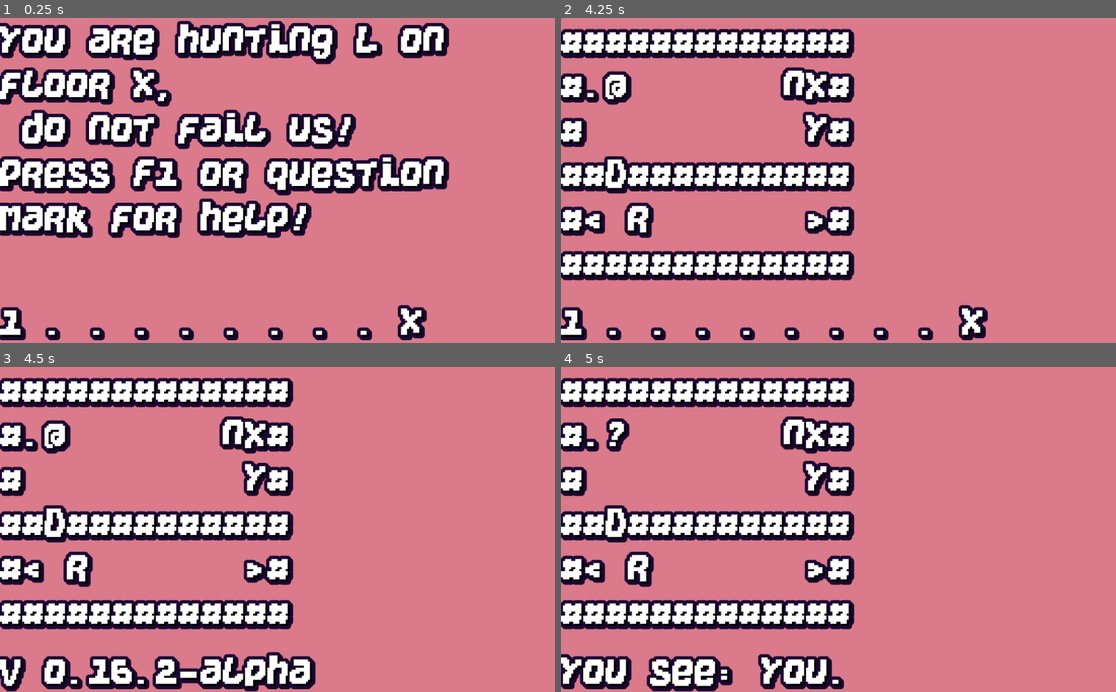
Above: before the commit, frames 1-4 (two rows, left to right).
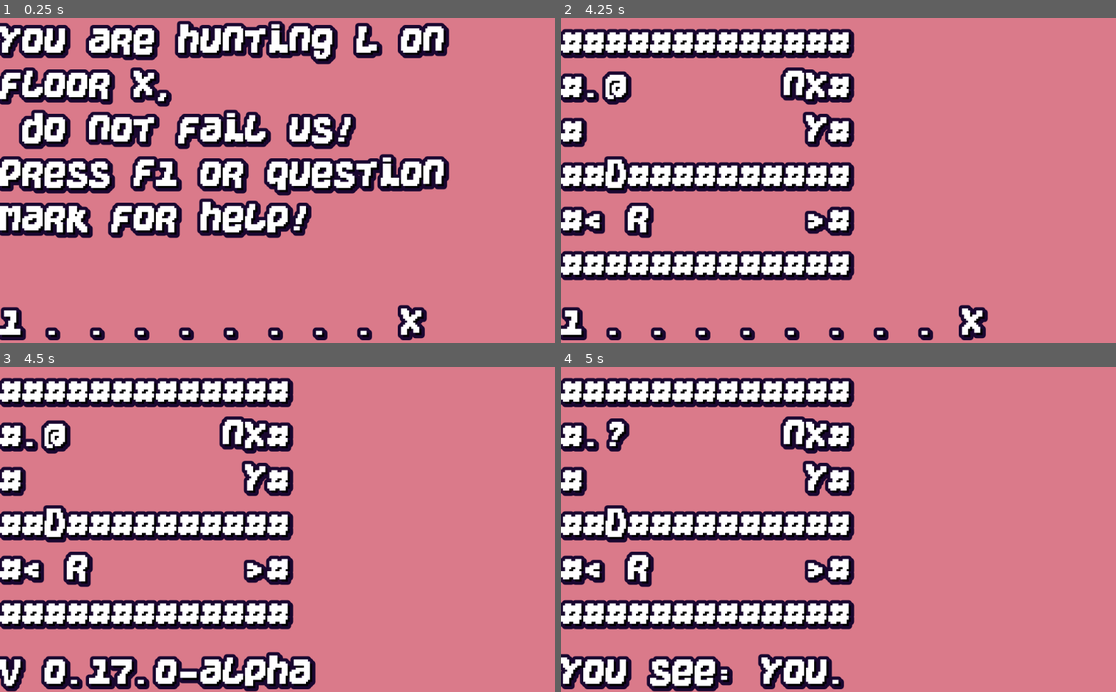
Above: after the commit, the same moments.

Repository: KaizNike/Defeating-User-Built-Dungeon
Game: Godot game, scene res://Main.tscn
The game is run twice, just before and just after one commit, with the same random seed, the same clock (stepped at 60 frames per second) and the same inputs.
Inputs (mouse positions are in pixels of both pictures, inside the frame that each line leads up to):
- Up to frame 1 (0.25 s): no input
- Up to frame 2 (4.25 s): tap F at 0.5 s; move the mouse to (960, 164) at 0.52 s; hold Keypad 6 (fire_right) 0.53-1.28 s; hold K (look) 0.53-1.28 s; tap . (wait) at 0.8, 1.35, 2.3, 3.8 s; tap R (reset) every 0.75 s from 1.25 to 3.5 s; move the mouse to (727, 196) at 1.27 s; hold Keypad 2 (fire_down) 1.28-2.03 s; tap K (look) at 1.55, 2.85 s; move the mouse to (894, 109) at 2.02 s; hold Keypad 6 (fire_right) 2.03-2.78 s; hold X (fire) 2.03-2.78 s; move the mouse to (810, 245) at 2.77 s; hold Keypad 8 (fire_up) 2.78-3.53 s; move the mouse to (1005, 229) at 3.52 s; hold Keypad 4 (fire_left) from 3.53 s (still down); hold Z (use_scroll) from 3.53 s (still down); tap Escape (escape) at 4.15 s
- Up to frame 3 (4.5 s): keep holding Keypad 4 (fire_left); move the mouse to (111, 480) at 4.27 s; release Z (use_scroll) at 4.28 s; tap V (version_display) at 4.35 s
- Up to frame 4 (5 s): keep holding Keypad 4 (fire_left); tap K (look) at 4.55 s; tap F3 (mute) at 4.9 s

Frames 1-2 are identical in both runs. In frame 3, 0.5% of the frame differs, in the area x 19-33%, y 88-100%; in frame 4, nothing differs.
Error before the commit: Invalid get index '0' (on base: 'PoolStringArray'). (res://Main.gd:141)
Error after the commit: Invalid get index '0' (on base: 'PoolStringArray'). (res://Main.gd:142)

Commit message:
v 0.17 Accessibility and Examination
Pressing k while looking gives a more detailed look.

Diff:
--- /dev/null
+++ b/Defeating User Built Dungeon/CGPTOnViewingRooms.gd
@@ -0,0 +1,49 @@
+extends Node
+
+const translation_dict = {
+	"@": "Player",
+	"#": "Wall",
+	"x": "Floor",
+	"n": "Crate",
+	"D": "Door",
+	"<": "Wall",
+	">": "Wall",
+	"r": "Rat",
+	" ": "Floor"
+}
+
+func stack_alike_strings():
+	var input_array = [
+		"#############",
+		"#@         x",
+		"#        n #",
+		"##D#########",
+		"#<r        >#",
+	]
+
+	var output_array = []
+
+	for row in input_array:
+		var stacked_row = []
+		var current_string = ""
+		for Char in row:
+			var translated_char = translation_dict[Char]
+			if current_string == "":
+				current_string = translated_char + " times 1"
+			elif current_string.find(translated_char) == 0:
+				var space_count = current_string.split(" times ")[1].to_int()
+				space_count += 1
+				current_string = translated_char + " times " + str(space_count)
+			else:
+				stacked_row.append(current_string)
+				current_string = translated_char + " times 1"
+		stacked_row.append(current_string)
+		stacked_row.append("Next row")
+		output_array.append(", ".join(stacked_row))
+
+	# Print the stacked arrays
+	for row in output_array:
+		print(row)
+
+func _ready():
+	stack_alike_strings()
--- /dev/null
+++ b/Defeating User Built Dungeon/CGPTOnViewingRooms.tscn
@@ -0,0 +1,6 @@
+[gd_scene load_steps=2 format=2]
+
+[ext_resource path="res://CGPTOnViewingRooms.gd" type="Script" id=1]
+
+[node name="CGPTOnViewingRooms" type="Node"]
+script = ExtResource( 1 )
--- a/Defeating User Built Dungeon/Main.gd
+++ b/Defeating User Built Dungeon/Main.gd
@@ -2,9 +2,8 @@
 extends Node
 
 # Major, Minor, Patch
-var version = [0, 16, 2, "-alpha"]
-# Accessibilty - Text To Speech Update
-# Patch 2 - Supports Drag n Drop .OGG
+var version = [0, 17, 0, "-alpha"]
+# Examinination, Accessibility 2
 
 # Future ideas - Friendly or neutral mobs, ghosts (spawn in reused rooms where player died), Pets
 
@@ -19,7 +18,9 @@
 var currentRoom = 0
 var levelChange = false
 var waiting = false
+# waitingOn: can be, Start, Quit, Inventory, Help, Look, or Tile Help
 var waitingOn = ""
+var alreadyLooking = false
 var frozenInputs = false
 var levelDiff = 0
 var resetting = false
@@ -61,14 +62,14 @@
 var game_array := []
 var temp_game_array := []
 
-# ">" - Down Stair*, "<" - Up Stair*, "Y" - Door Key*, "y" - Chest Key*, "D" - Door*, "K" - Skeleton Key*, "%" - Body*, "+" - Healing Potion*, "c" - Chest
-const INTERACTS = [">", "<", "Y", "y", "D", "K", "%", "+", "c", "-"]
-# "#" - Wall*, "D" - Locked Door*, "X" - Old Wall*
-const COLLIDES = ["#", "D", "X"]
+# ">" - Down Stair*, "<" - Up Stair*, "Y" - Door Key*, "y" - Chest Key*, "D" - Door*, "K" - Skeleton Key*, "%" - Body*, "+" - Healing Potion*, "c" - Chest, "*" - Secret
+const INTERACTS = [">", "<", "Y", "y", "D", "K", "%", "+", "c", "-", "*"]
+# "#" - Wall*, "D" - Locked Door*, "X" - Old Wall*, "*" - Secret
+const COLLIDES = ["#", "D", "X", "*"]
 # "r" - Rat*, "n" - DiNgo*, "k" - Kobold, "g" - Goblin, "L" - Lich, "@" - Player*, "x" - Crate*, "c": Chest
 const ENTITIES = ["r", "n", "k", "g", "L", "@", "x", "c"]
 
-const ALL = {"#": "Wall."," ": "Floor.", ".": "You walked here.",
+const ALL = {"#": "Wall"," ": "Floor", ".": "You walked here",
 # Interacts
 ">": "Down Stair", "<": "Up Stair", "Y": "Door Key", "y": "Chest Key", "D": "a locked door", "K": "Skeleton Key", "%": "Body", "+": "Healing Potion", "c": "Chest",
 # Entities
@@ -146,6 +147,8 @@
 	else:
 #		Reload autosave
 		game_array = _get_text_as_array(Rooms[currentRoom])
+#		var mine = _return_array_to_text(game_array)
+#		_stack_alike_strings(mine)
 		var yindex = 0
 		var xindex = 0
 		for y in game_array:
@@ -217,9 +220,10 @@
 	print(event.as_text())
 #	print(escaping)
 	if event.is_action_pressed("escape"):
-		if waiting and waitingOn == "Inventory" or waitingOn == "Help" or waitingOn == "Look":
-			if waitingOn == "Look":
+		if waiting and waitingOn == "Inventory" or waitingOn == "Help" or waitingOn == "Look" or waitingOn == "Examination":
+			if waitingOn == "Look" or waitingOn == "Examination":
 				temp_game_array.clear()
+				alreadyLooking = false
 			_display_array(game_array)
 			_status_bar_update()
 			waiting = false
@@ -244,18 +248,21 @@
 		var isMusicOn = !AudioServer.is_bus_mute(master_sound)
 		AudioServer.set_bus_mute(master_sound,isMusicOn)
 		is_muted = !is_muted
+	if waitingOn == "Examination" and dir:
+		waitingOn = "Look"
 	if waitingOn == "Look" and event.is_pressed():
 		_handle_look(event, dir)
 		return
-	if event.is_action_pressed("look"):
+	if event.is_action_pressed("look") and not alreadyLooking:
 		waitingOn = "Look"
 		waiting = true
 		lookLocation = player["Loc"]
 		temp_game_array = game_array.duplicate(true)
 		if not is_muted:
-			OS.tts_speak("You begin examining around, press escape to cancel.", voice[0])
+			OS.tts_speak("You begin looking around, press escape to cancel.", voice[0])
 		_handle_look(event, Vector2.ZERO)
 		oldLook = "@"
+		alreadyLooking = true
 		return
 	if event.is_action_pressed("enter_level_editor") and not waitingOn:
 		$VSplitContainer.visible = opposite
@@ -311,6 +318,8 @@
 			else:
 				_show_help(currentPageShown - 1)
 		return
+	if waitingOn == "Examination":
+		return
 #	if event is InputEventKey and event.scancode == KEY_SHIFT:
 #		print("shift")
 #	print(_get_text_as_array(OS.clipboard))
@@ -337,6 +346,7 @@
 		return
 #	All waits before here
 	if waiting and event.is_pressed():
+		alreadyLooking = false
 		pageSelect = false
 		waiting = false
 		waitingOn = ""
@@ -715,6 +725,9 @@
 func _handle_look(event, dir):
 	var TTStext = ""
 	lookLocation += dir
+	if alreadyLooking and event.is_action_pressed("look"):
+		_handle_examine(lookLocation)
+		return
 	if lookLocation.x < 0 or lookLocation.x > temp_game_array[0].size() - 1 or lookLocation.y < 0 or lookLocation.y >temp_game_array.size() - 1:
 		statusLabel.text + "You see: " + "the bounds."
 		if not is_muted:
@@ -726,7 +739,7 @@
 	print(temp_game_array[lookLocation.y][lookLocation.x])
 	if temp_game_array[lookLocation.y][lookLocation.x] in ALL.keys():
 		statusLabel.text = "You see: " +  str(ALL[temp_game_array[lookLocation.y][lookLocation.x]])
-		TTStext = str(ALL[temp_game_array[lookLocation.y][lookLocation.x]])
+		TTStext = str("You look and see: "+ALL[temp_game_array[lookLocation.y][lookLocation.x]]+" @ "+str(Vector2(lookLocation.x,lookLocation.y)))
 	else:
 		statusLabel.text = "You can't recognize that."
 		TTStext = "You can't recognize that."
@@ -744,6 +757,36 @@
 #		yield(get_tree(),"idle_frame")
 		OS.tts_speak(TTStext, voice[0])
 
+# WORKING ON
+func _handle_examine(dest:Vector2):
+	var target = oldLook
+#	IF PLAYER LOOKS AT SELF
+	if target == "@":
+		statusLabel.text = "Via own eyes, floor: " + str(currentRoom + 1)
+		var text = _stack_alike_strings(_return_array_to_text(game_array))
+		if not is_muted:
+			OS.tts_speak((statusLabel.text+text), voice[0])
+			pass
+		pass
+#	IF PLAYER LOOKS AT SOMETHING
+	elif target in ENTITIES:
+		for actor in actors:
+			if actor.Char == target and actor.Loc == dest:
+				levelLabel.text = str(actor)
+				statusLabel.text = "Examining: " + actor.Char + " @ " + str(dest)
+				waitingOn = "Examination"
+				if not is_muted:
+					OS.tts_stop()
+					OS.tts_speak("You carefully examine this, " +str(actor),voice[0])
+					pass
+				break
+		pass
+#	HANDLE MORE THINGS
+	pass
+
+
+func _handle_room_examine():
+	pass
 
 func _handle_move_input(event, dir) -> bool:
 	if dir != Vector2.ZERO or event.is_action_pressed("wait"):
@@ -1204,7 +1247,7 @@
 				text += "Level editing:\nEnter level editor: L or ~ 'Tilde'\nSave level: Ctrl + S\nPaste Level: Ctrl + V"
 				altText += "Page 4/5, Page down for more"
 			5:
-				text += "System:\nQuit: Esc\nReset Level: R\nRestart Game: Shift + R\nDark Mode: Shift + D\nVersion Display: V"
+				text += "System:\nQuit or Back out: Escape\nReset Level: R\nRestart Game: Shift + R\nDark Mode: Shift + D\nVersion Display: V"
 				altText += "Page 5/5, Page up for more"
 	elif waitingOn == "Tile Help":
 		match shownPage:
@@ -1236,7 +1279,7 @@
 	if not is_muted:
 		OS.tts_stop()
 		yield(get_tree(),"idle_frame")
-		OS.tts_speak(text+altText, voice[0])
+		OS.tts_speak("Help: "+text+altText, voice[0])
 #		OS.tts_speak(altText, voice[0])
 
 
@@ -1280,7 +1323,9 @@
 		text = "Your inventory is empty!"
 	levelLabel.text = text
 	if not is_muted:
-		OS.tts_speak(text, voice[0])
+		OS.tts_stop()
+		yield(get_tree(),"idle_frame")
+		OS.tts_speak("Inventory: "+text, voice[0])
 	waiting = true
 	waitingOn = "Inventory"
 
@@ -1552,6 +1597,14 @@
 	return a
 #	pass
 
+func _return_array_to_text(a:Array) -> String:
+	var Return = ""
+	for row in a:
+		for Char in row:
+			Return += Char
+		Return += "\n"
+	print(Return)
+	return Return
 
 #func _get_array_as_text(text:String) -> Array:
 #	var array = []
@@ -1704,6 +1757,40 @@
 			if not is_muted:
 				("Missing: " + text)
 
+func _stack_alike_strings(S:String) -> String:
+#	var input_array = [
+#		"#############",
+#		"#@         x",
+#		"#        n #",
+#		"##D#########",
+#		"#<r        >#",
+#	]
+
+	var output_array = []
+	var hold = S.split("\n")
+	for row in hold:
+		var stacked_row = []
+		var current_string = ""
+		for Char in row:
+#			if Char == "\n":
+#				continue
+			var translated_char = ALL[Char]
+			if current_string == "":
+				current_string = translated_char + " times 1"
+			elif current_string.find(translated_char) == 0:
+				var space_count = current_string.split(" times ")[1].to_int()
+				space_count += 1
+				current_string = translated_char + " times " + str(space_count)
+			else:
+				stacked_row.append(current_string)
+				current_string = translated_char + " times 1"
+		stacked_row.append(current_string)
+		stacked_row.append("Next row")
+		output_array.append(", ".join(stacked_row))
+
+	# Print the stacked arrays
+	return str(output_array)
+
 func _on_NotificationTimer_timeout():
 	match notificationType:
 		"status":
